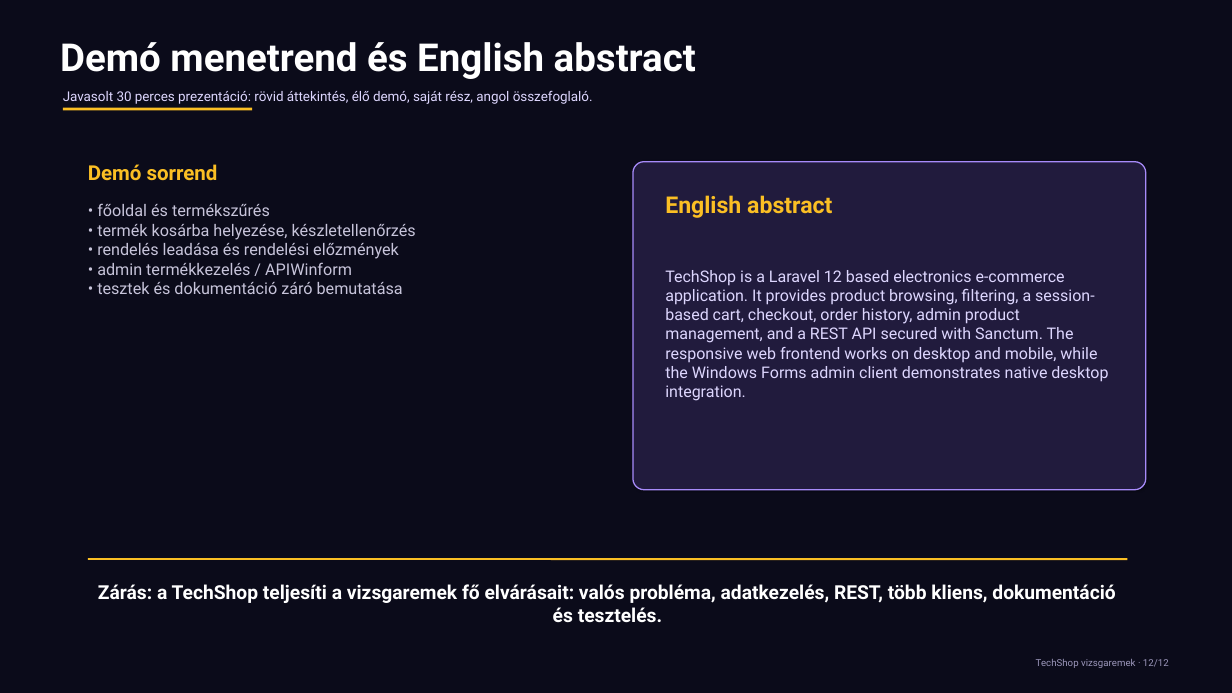
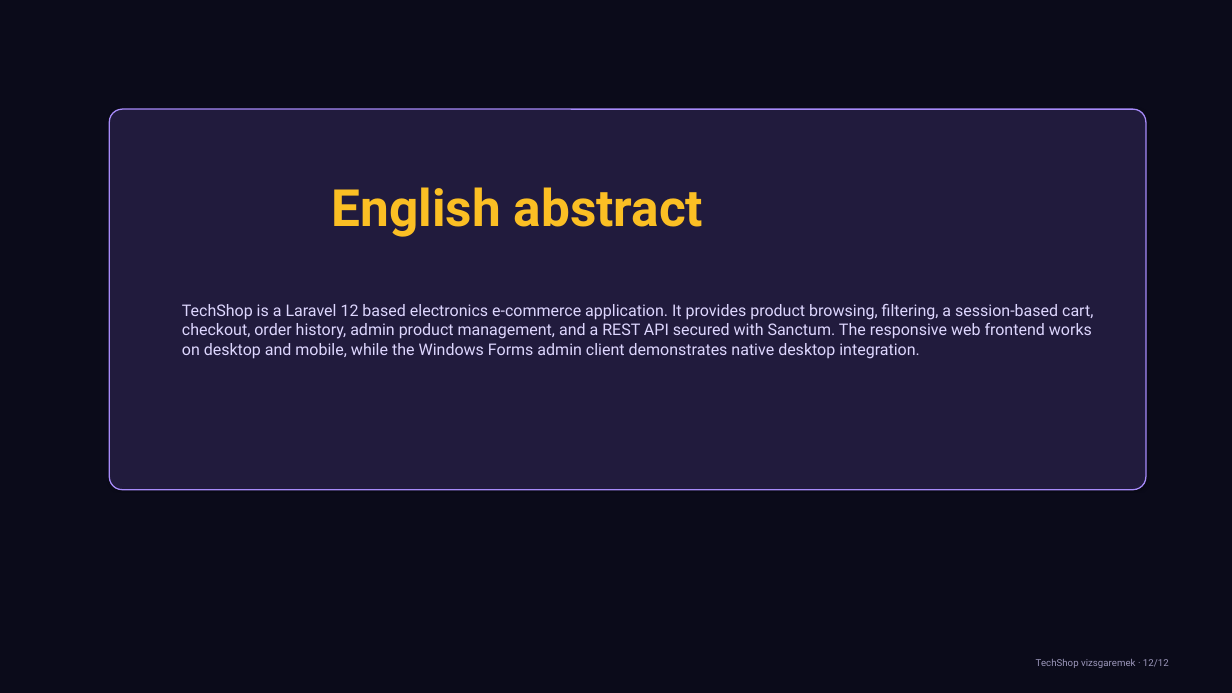
Before and after one commit to Ar3sz20/TechShop, a slide deck: slide 12 of TechShop_prezentacio.pptx. Drawn at 1232x693 pixels with LibreOffice and Linux fonts; fonts in the diff are those of the drawing. Boxes give left, top, right and bottom in pixels: in the first picture for what was removed or moved away, otherwise in the second. Text is boxed around its words. In the diff, an @@ line names an element or a change of style, - is before the commit and + after.

Commit message:
ppt fix

```diff
--- a/TechShop_prezentacio.pptx
+++ b/TechShop_prezentacio.pptx
@@ text removed at (60,42,696,79) @@
-Demó menetrend és English abstract
@@ text removed at (63,90,593,104) @@
-Javasolt 30 perces prezentáció: rövid áttekintés, élő demó, saját rész, angol összefoglaló.
@@ line removed from (63, 109) to (252, 109) @@
@@ rounded rectangle: place and size @@
-rounded rectangle at (633,162,1146,490)
+rounded rectangle at (109,109,1146,490)
@@ text removed at (88,164,218,181) @@
-Demó sorrend
@@ text "English abstract": place and size @@
-text "English abstract" at (665,195,832,218)
+text "English abstract" at (332,187,704,237)
@@ text "English abstract" at (332,187,704,237): size 18 to 40 pt @@
@@ text removed at (97,203,416,294) @@
-• főoldal és termékszűrés
-• termék kosárba helyezése, készletellenőrzés
-• rendelés leadása és rendelési előzmények
-• admin termékkezelés / APIWinform
-• tesztek és dokumentáció záró bemutatása
@@ text "TechShop is a Laravel 12 ..." rewrapped from (665,270,1108,401) to (182,304,1093,359) @@
@@ line removed from (88, 559) to (1128, 559) @@
@@ text removed at (98,584,1115,622) @@
-Zárás: a TechShop teljesíti a vizsgaremek fő elvárásait: valós probléma, adatkezelés, REST, több kliens, dokumentáció és tesztelés.
```
Also in this commit, not shown: 10 other slides changed.
